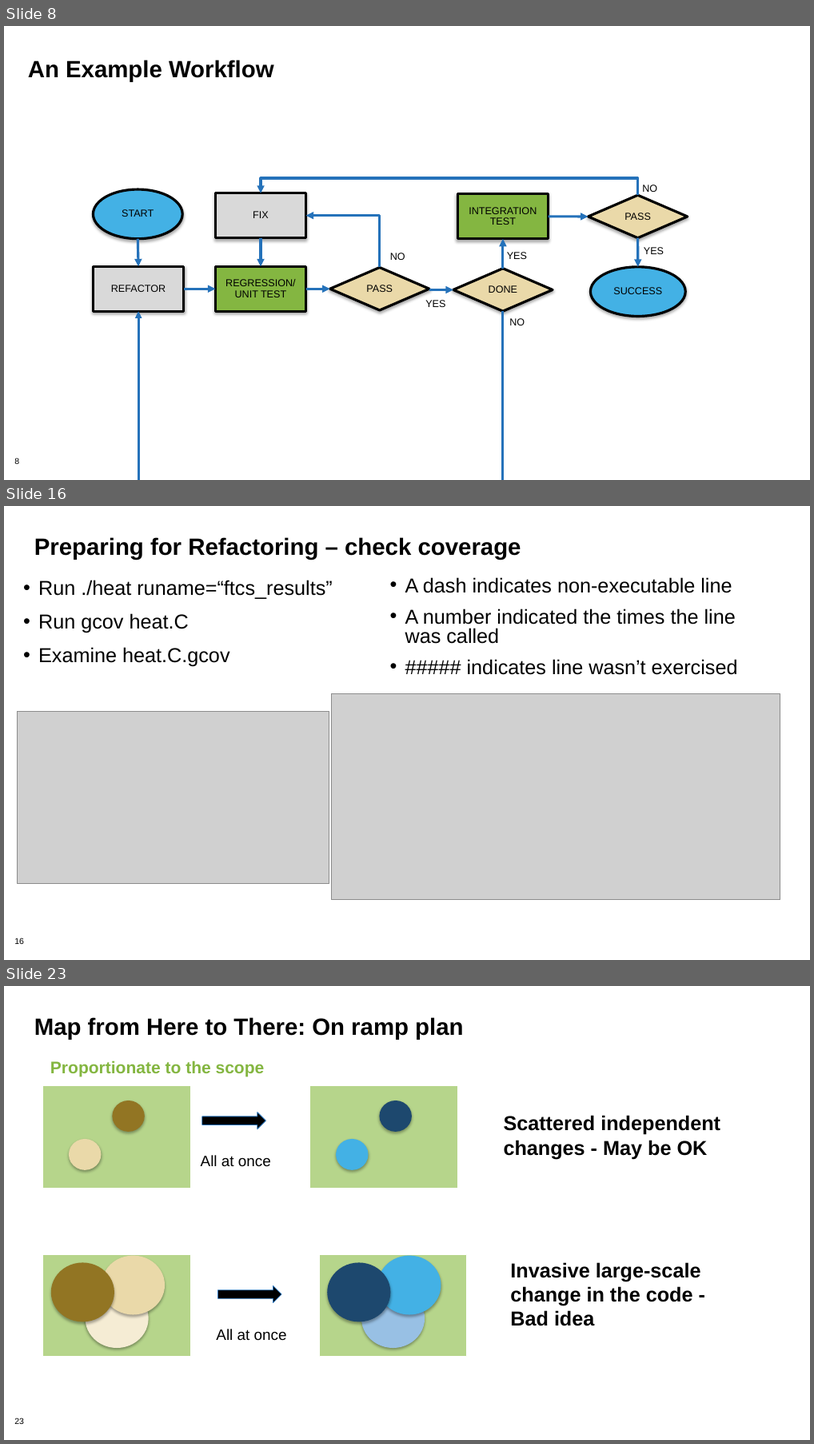
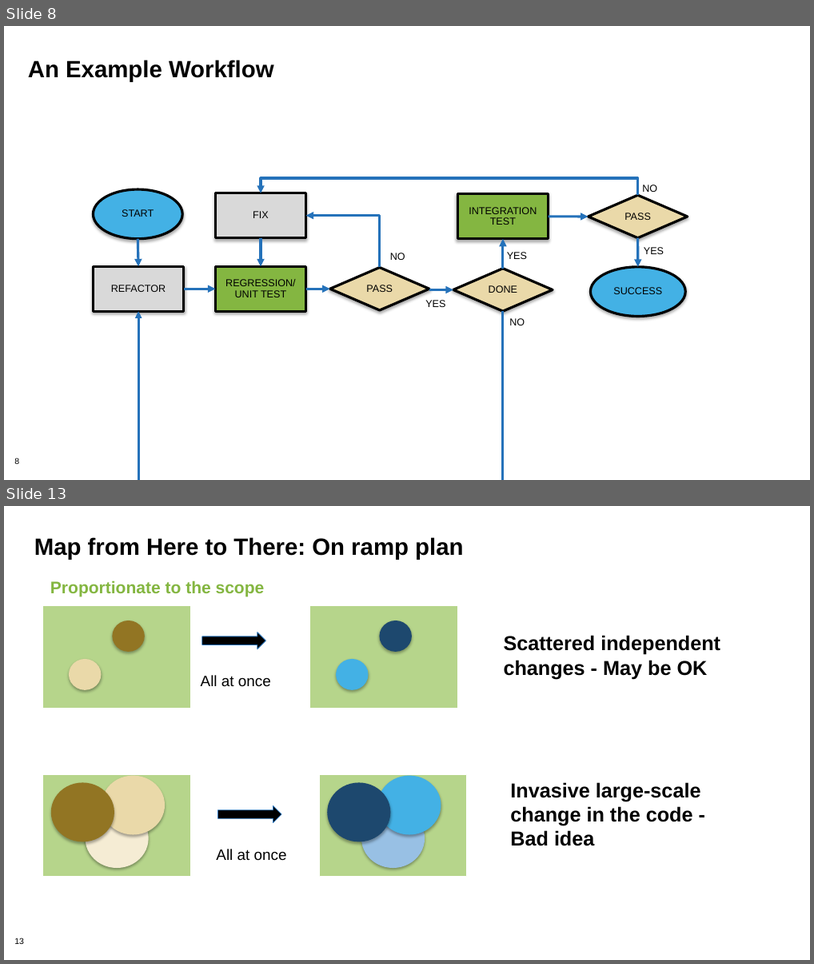
Before and after one commit to bssw-tutorial/presentations, a slide deck: refactoring.pptx. Shown one above the other, each under a label of ours: slides 8, 16 and 23 before the commit, slides 8 and 13 after it; the slides between them are not shown. The pictures are 814x1444 and 814x964 pixels, drawn with LibreOffice and Linux fonts; fonts in the diff are those of the drawing; grey boxes stand for pictures. Boxes give left, top, right and bottom in pixels: in the first picture for what was removed or moved away, otherwise in the second. Text is boxed around its words. In the diff, an @@ line names an element or a change of style, - is before the commit and + after.

Commit message:
redid refactoring

```diff
--- a/refactoring.pptx
+++ b/refactoring.pptx
@@ slide 16 removed at box(4, 506, 810, 960), background #FFFFFF; not listed: 1 template element that a slide beside it also shows @@
@@ title removed at box(34, 537, 522, 560) @@
-Preparing for Refactoring – check coverage
@@ text removed at box(406, 577, 738, 675) @@
-• A dash indicates non-executable line
-• A number indicated the times the line was called
-• ##### indicates line wasn’t exercised
@@ text removed at box(38, 580, 332, 666) @@
-• Run ./heat runame=“ftcs_results”
-• Run gcov heat.C
-• Examine heat.C.gcov
@@ picture removed at box(331, 693, 780, 900) @@
@@ picture removed at box(18, 711, 330, 884) @@
@@ what was slide 23 is now slide 13 @@
@@ page number at box(14, 937, 24, 944): text changed @@
-23
+13
```
Also in this commit, not shown: 4 slides changed, 1 slide added, 10 other slides removed.
